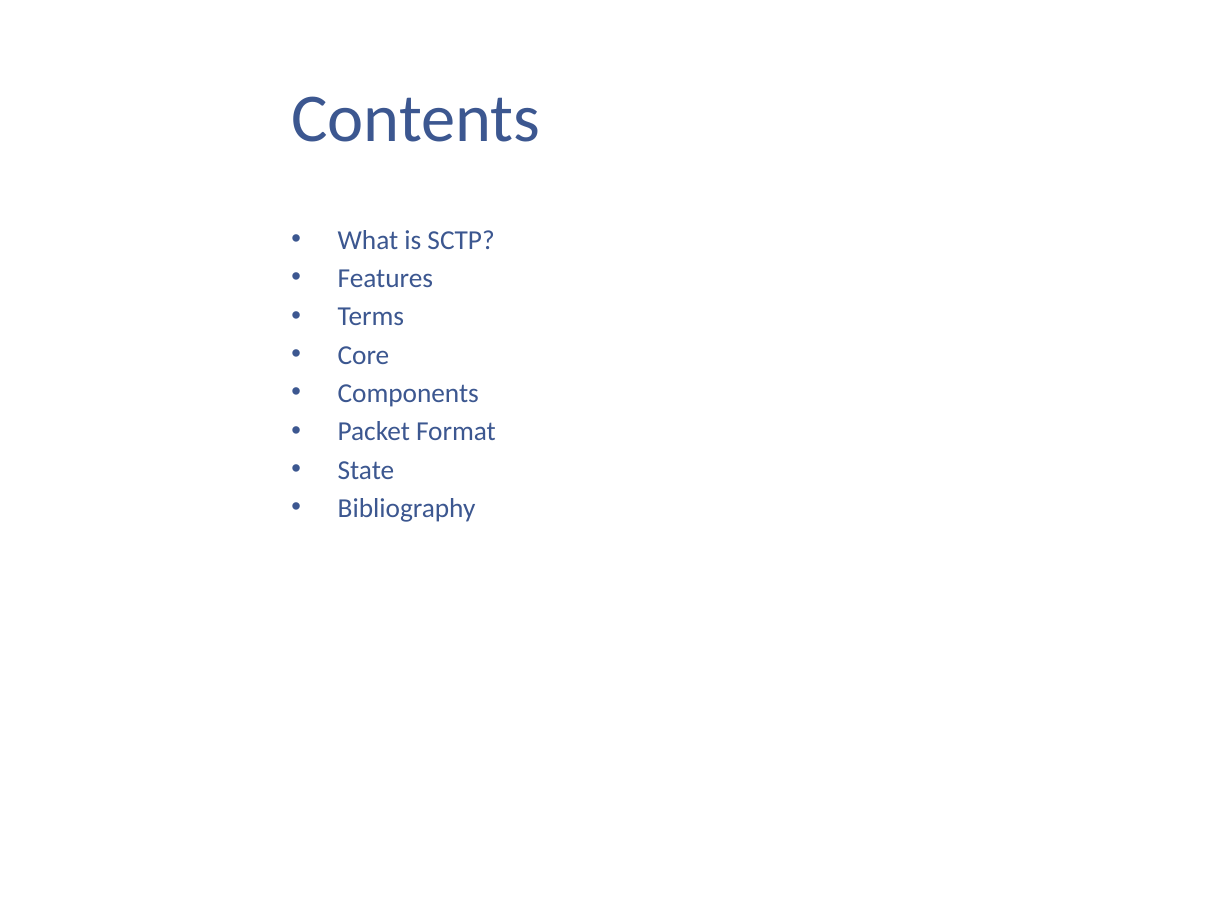
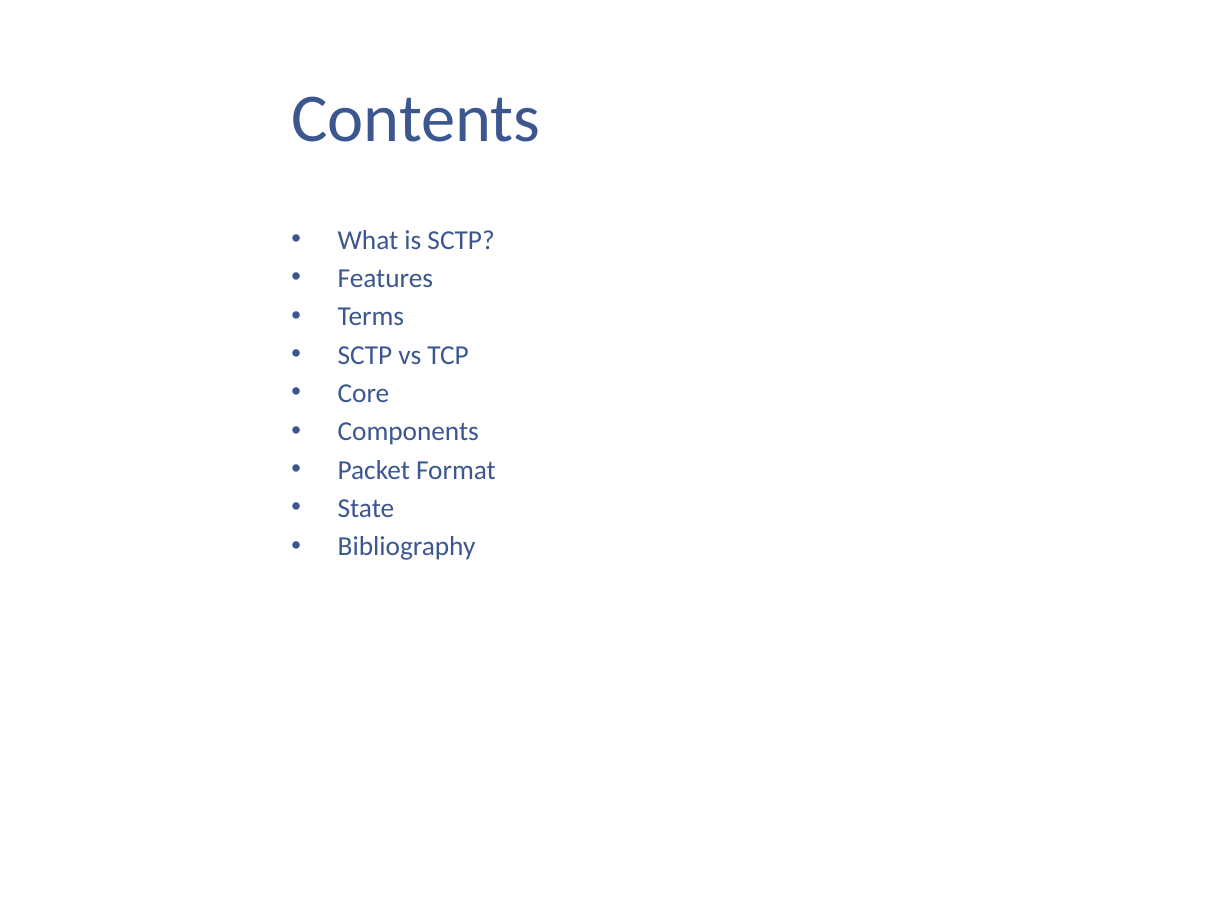
Before and after one commit to kenshincommon/ppts, a slide deck: slide 2 of Presentations/SCTP/SCTP.pptx. Drawn at 1232x924 pixels with LibreOffice and Linux fonts; fonts in the diff are those of the drawing; background and template pictures are left out. Boxes give left, top, right and bottom in pixels: in the first picture for what was removed or moved away, otherwise in the second. Text is boxed around its words. In the diff, an @@ line names an element or a change of style, - is before the commit and + after.

Commit message:
updated SCTP ppt

```diff
--- a/Presentations/SCTP/SCTP.pptx
+++ b/Presentations/SCTP/SCTP.pptx
@@ text at [338,346,468,364]: paragraph added @@
+• SCTP vs TCP
```
Also in this commit, not shown: 2 slides added.
